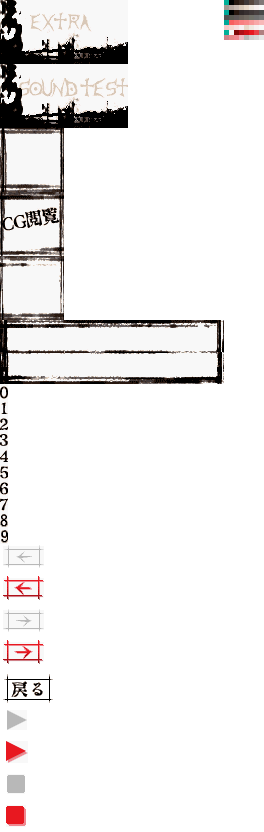
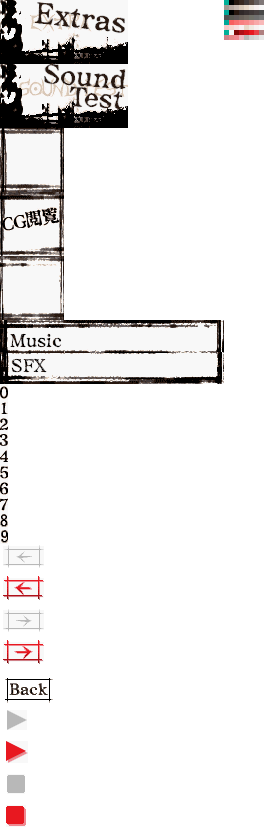
Before/after of a 264 x 832 layered artwork. What changed in the layer stack:
added layer "Pasted Layer" above "Layer 1" over [7, 1, 126, 697]
painted on "Layer 0" over [3, 674, 50, 700]
